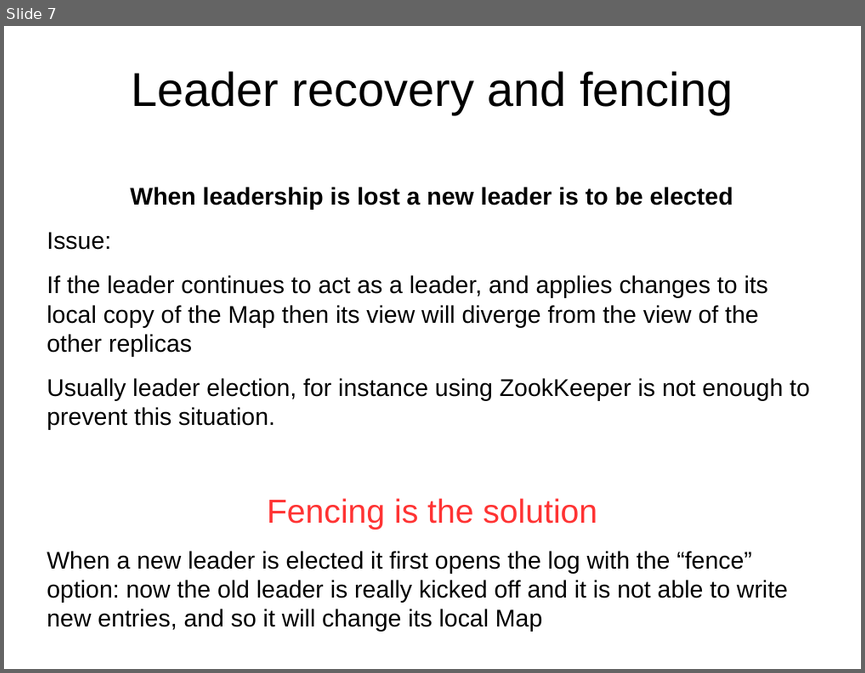
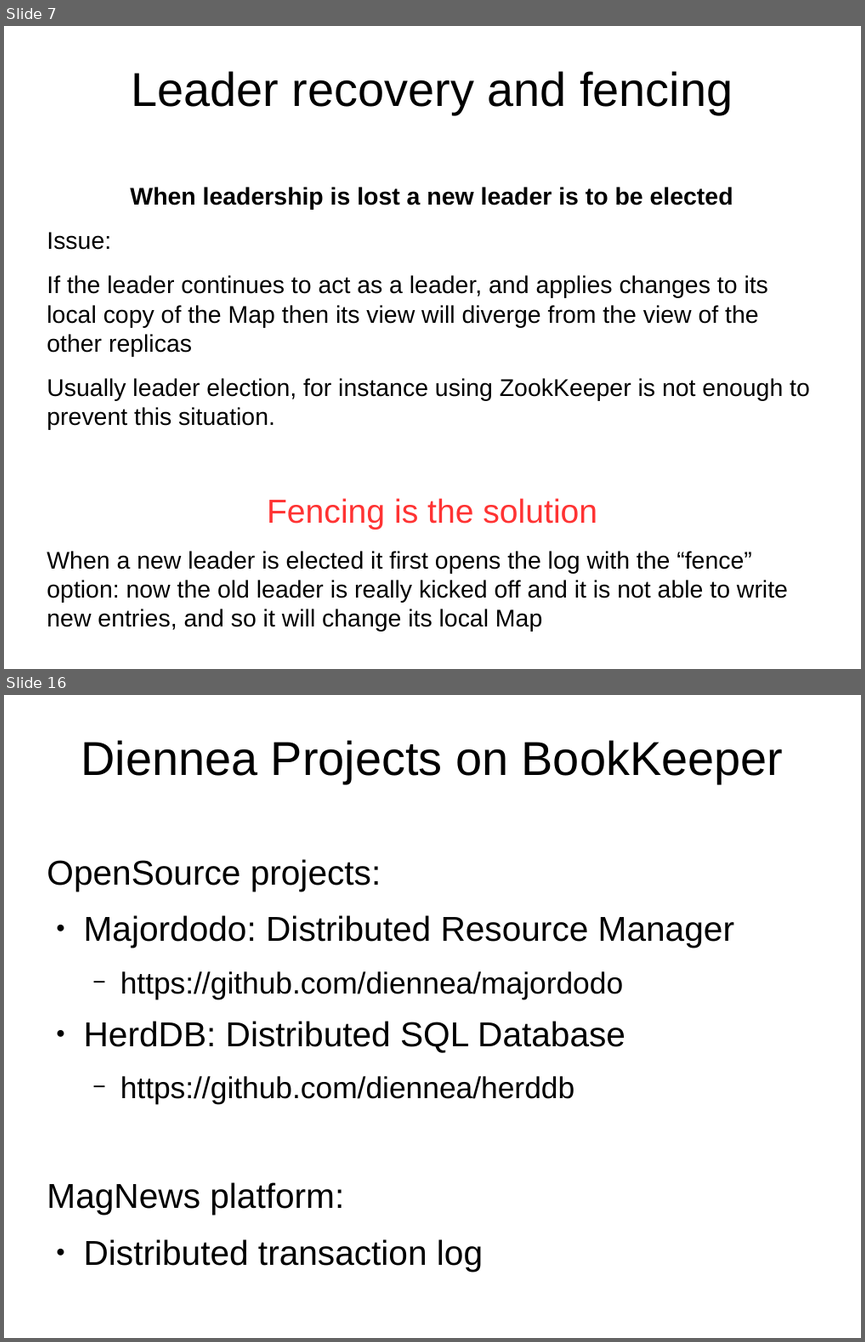
Before and after one commit to diennea/majordodo, a slide deck: docs/apacheconeurope2016.odp. Shown one above the other, each under a label of ours: slide 7 before the commit, slides 7 and 16 after it; the slides between them are not shown. The pictures are 865x673 and 865x1342 pixels, drawn with LibreOffice and Linux fonts; fonts in the diff are those of the drawing; background and template pictures are left out. Boxes give left, top, right and bottom in pixels: in the first picture for what was removed or moved away, otherwise in the second. Text is boxed around its words. In the diff, an @@ line names an element or a change of style, - is before the commit and + after.

```diff
--- a/docs/apacheconeurope2016.odp
+++ b/docs/apacheconeurope2016.odp
@@ slide 16 added at bbox=[4, 695, 861, 1338], background picture (left out) @@
@@ title added at bbox=[80, 740, 783, 783], 44 pt, text #000000 @@
+Diennea Projects on BookKeeper
@@ text added at bbox=[46, 859, 734, 1270], 32 pt, text #000000 @@
+OpenSource projects:
+● Majordodo: Distributed Resource Manager
+  − https://github.com/diennea/majordodo
+● HerdDB: Distributed SQL Database
+  − https://github.com/diennea/herddb
+MagNews platform:
+● Distributed transaction log
```
Also in this commit, not shown: 7 slides changed, 5 other slides added, 1 other file.
